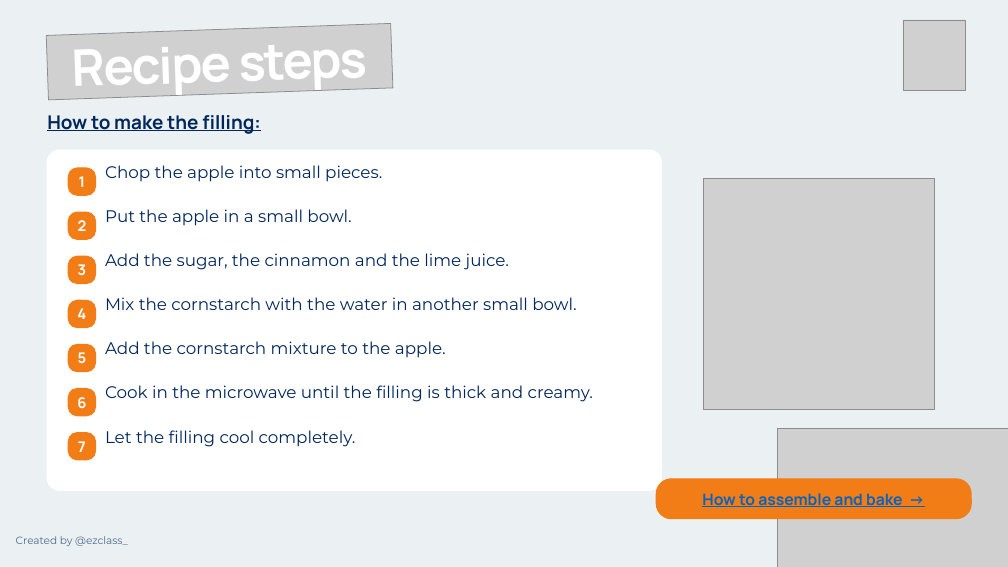
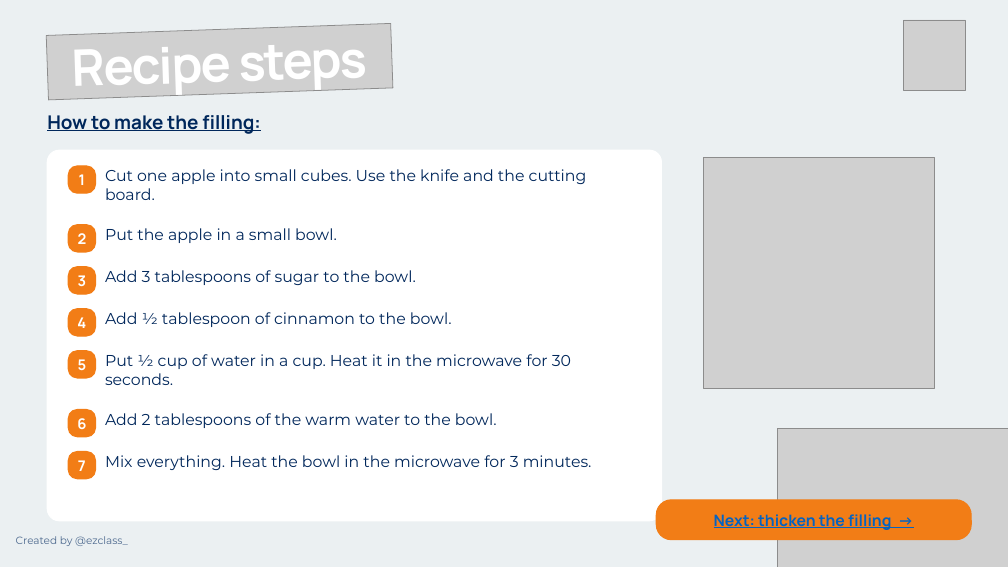
Before and after one commit to ezclassbr/cooking-class, a slide deck: slide 7 of art/deck/apple-pie-cooking-class.pptx (slide 6 before the commit). Drawn at 1008x567 pixels with LibreOffice and Linux fonts; fonts in the diff are those of the drawing; grey boxes stand for pictures. Boxes give left, top, right and bottom in pixels: in the first picture for what was removed or moved away, otherwise in the second. Text is boxed around its words. In the diff, an @@ line names an element or a change of style, - is before the commit and + after.

```diff
--- a/art/deck/apple-pie-cooking-class.pptx
+++ b/art/deck/apple-pie-cooking-class.pptx
@@ rounded rectangle: place and size @@
-rounded rectangle at bbox=[47, 150, 661, 491]
+rounded rectangle at bbox=[47, 150, 661, 521]
@@ rounded rectangle at bbox=[47, 150, 661, 521]: proportions changed @@
@@ text at bbox=[105, 169, 587, 200]: text changed; size 16 to 15 pt @@
-Chop the apple into small pieces.
+Cut one apple into small cubes. Use the knife and the cutting board.
@@ picture: place and size @@
-picture at bbox=[704, 178, 935, 410]
+picture at bbox=[704, 157, 935, 389]
@@ text "2": place and size @@
-text "2" at bbox=[78, 220, 87, 231]
+text "2" at bbox=[78, 233, 87, 244]
@@ rounded rectangle: place and size @@
-rounded rectangle at bbox=[68, 212, 95, 240]
+rounded rectangle at bbox=[68, 225, 95, 252]
@@ text "Put the apple in a ...": place and size @@
-text "Put the apple in a ..." at bbox=[105, 209, 351, 226]
+text "Put the apple in a ..." at bbox=[105, 228, 337, 243]
@@ text "Put the apple in a ..." at bbox=[105, 228, 337, 243]: size 16 to 15 pt @@
@@ 2 texts, 2 rounded rectangles: place and size @@
-2 texts, 2 rounded rectangles at bbox=[68, 256, 95, 327]
+2 texts, 2 rounded rectangles at bbox=[68, 267, 95, 336]
@@ text at bbox=[105, 270, 416, 285]: text changed; size 16 to 15 pt @@
-Add the sugar, the cinnamon and the lime juice.
+Add 3 tablespoons of sugar to the bowl.
@@ text at bbox=[105, 312, 452, 327]: text changed; size 16 to 15 pt @@
-Mix the cornstarch with the water in another small bowl.
+Add ½ tablespoon of cinnamon to the bowl.
@@ text "5": place and size @@
-text "5" at bbox=[78, 352, 87, 364]
+text "5" at bbox=[78, 359, 87, 371]
@@ rounded rectangle: place and size @@
-rounded rectangle at bbox=[68, 345, 95, 372]
+rounded rectangle at bbox=[68, 351, 95, 378]
@@ text at bbox=[105, 354, 571, 385]: text changed; size 16 to 15 pt @@
-Add the cornstarch mixture to the apple.
+Put ½ cup of water in a cup. Heat it in the microwave for 30 seconds.
@@ text at bbox=[105, 413, 497, 428]: text changed; size 16 to 15 pt @@
-Cook in the microwave until the filling is thick and creamy.
+Add 2 tablespoons of the warm water to the bowl.
@@ text at bbox=[105, 455, 592, 470]: text changed; size 16 to 15 pt @@
-Let the filling cool completely.
+Mix everything. Heat the bowl in the microwave for 3 minutes.
@@ 3 rounded rectangles, 2 texts: place and size @@
-3 rounded rectangles, 2 texts at bbox=[68, 389, 972, 519]
+3 rounded rectangles, 2 texts at bbox=[68, 410, 972, 540]
@@ text removed at bbox=[702, 493, 903, 507] @@
-How to assemble and bake →
@@ text added at bbox=[714, 514, 891, 530], 15 pt, text #0563C1, bold, underline @@
+Next: thicken the filling →
```
Also in this commit, not shown: 1 other slide changed, 5 slides added, 2 slides removed, 8 other files.
